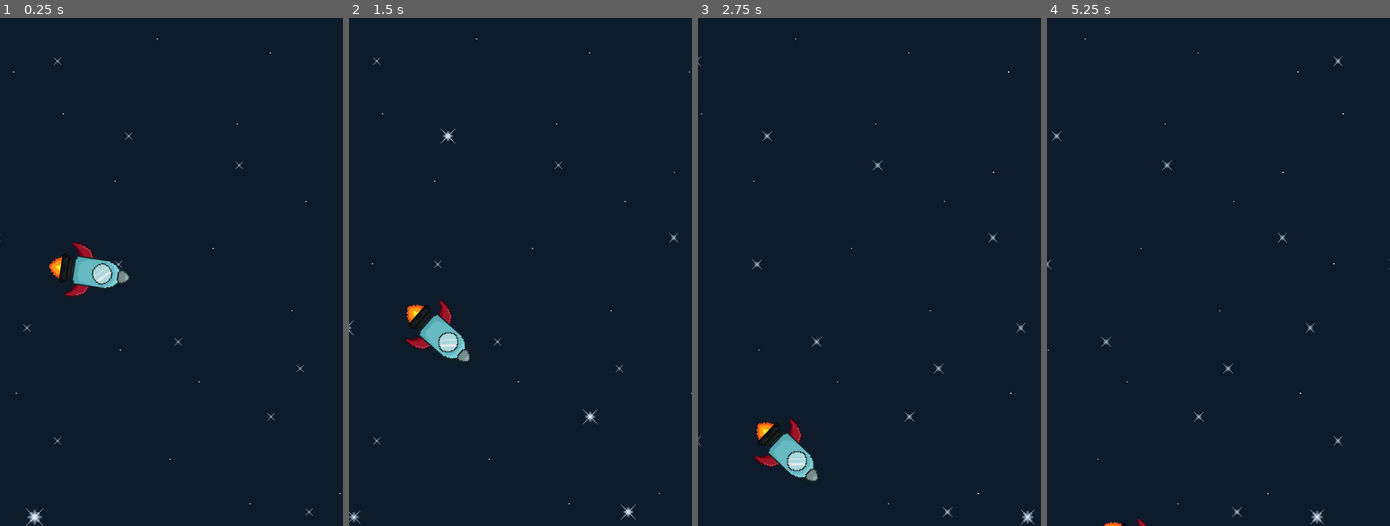
Above: before the commit, frames 1-4 (left to right).
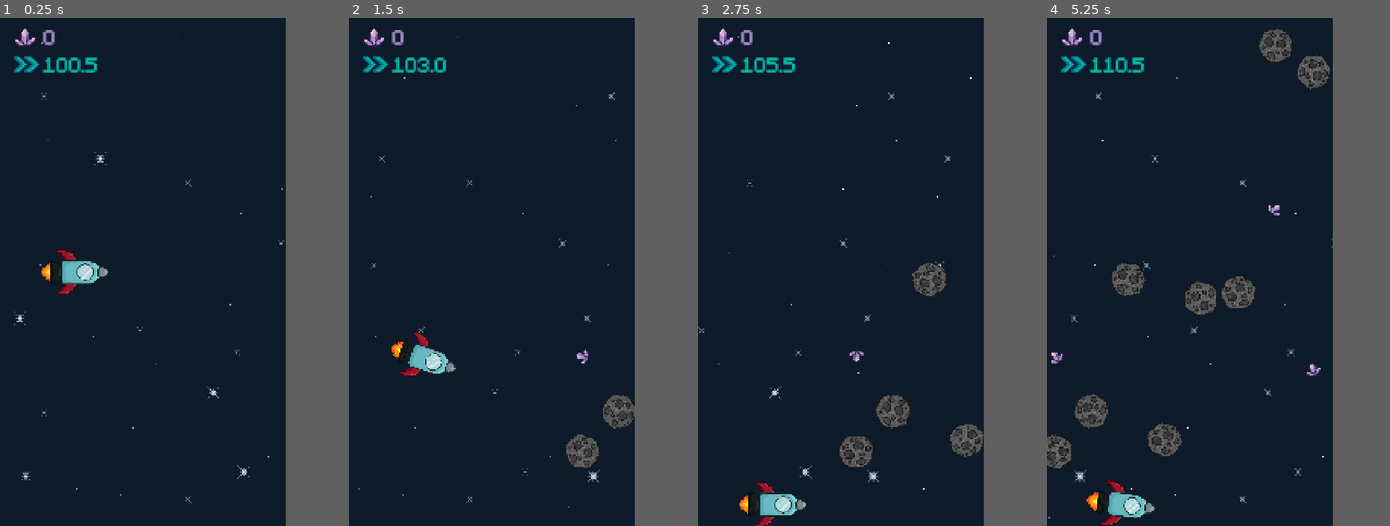
Above: after the commit, the same moments.

Repository: KRYPTO-CS/SpaceBird
Game: Godot game, scene res://scenes/main.tscn
The game is run twice, just before and just after one commit, with the same random seed, the same clock (stepped at 60 frames per second) and the same inputs. Sound files missing from this copy of the repository are replaced by a short silence.
Inputs (mouse positions are in pixels of both pictures, inside the frame that each line leads up to):
- Up to frame 1 (0.25 s): no input
- Up to frame 2 (1.5 s): move the mouse to (595, 246) at 0.52 s; click (595, 246) at 0.67 s; move the mouse to (451, 297) at 1.27 s; click (451, 297) at 1.42 s
- Up to frame 3 (2.75 s): move the mouse to (903, 160) at 2.02 s; click (903, 160) at 2.17 s
- Up to frame 4 (5.25 s): move the mouse to (1201, 373) at 2.77 s; click (1201, 373) at 2.92 s; move the mouse to (1321, 348) at 3.52 s; click (1321, 348) at 3.67 s; move the mouse to (1115, 195) at 4.27 s; click (1115, 195) at 4.42 s; move the mouse to (1235, 272) at 5.02 s; click (1235, 272) at 5.17 s
In our replay, the window is 540x800 before the commit and 450x800 after it. These sizes can differ from the game's own. Grey fills any space a smaller window leaves; there, only what the larger window draws over its background counts as a difference.

The runs differ from the first frame. In frame 1, 2.4% of the frame differs, in the area x 0-100%, y 2-100%; in frame 2, 3.7%; in frame 3, 4.6%; in frame 4, 5.5%.

Commit message:
Game finished VIP
Basic functionality complete
Rocket ship game where the goal is to collect crystals.

Diff:
--- a/space-bird/parallax.gd
+++ b/space-bird/parallax.gd
@@ -2,6 +2,7 @@
 
 @onready var bg_1: AnimatedSprite2D = $BG1
 @onready var bg_2: AnimatedSprite2D = $BG2
+@onready var bg_3: AnimatedSprite2D = $BG3
 
 @export var bg_height: float = 1920.0  # height of each background in pixels
 @export var bg_width: float = 1080.0 # width
@@ -10,14 +11,22 @@
 	# Initial positions
 	bg_1.position = Vector2(0, 0)
 	bg_2.position = Vector2(bg_width, 0)
+	bg_3.position = Vector2(-bg_width, 0)
 
 func _process(delta):
 
 	# Move both backgrounds to the left
-	bg_1.position.x += -GameManager.speed * 0.75 * delta
-	bg_2.position.x += -GameManager.speed * 0.75 * delta
+	bg_1.position.x += -GameManager.speed * 2 * delta
+	bg_2.position.x += -GameManager.speed * 2 * delta
+	bg_3.position.x += -GameManager.speed * 2 * delta
 
 	# When bg_2 reaches (0, 0), reset positions
 	if bg_2.position.x <= 0:
 		bg_1.position = Vector2(0, 0)
 		bg_2.position = Vector2(bg_width, 0)
+		bg_3.position = Vector2(-bg_width, 0)
+
+	if bg_3.position.x >= 0:
+		bg_1.position = Vector2(0, 0)
+		bg_2.position = Vector2(bg_width, 0)
+		bg_3.position = Vector2(-bg_width, 0)
--- a/space-bird/project.godot
+++ b/space-bird/project.godot
@@ -26,6 +26,8 @@
 
 window/size/viewport_width=1080
 window/size/viewport_height=1920
+window/stretch/mode="canvas_items"
+window/stretch/aspect="expand"
 
 [input_devices]
 
--- /dev/null
+++ b/space-bird/scenes/asteroid.gd
@@ -0,0 +1,120 @@
+extends Area2D
+
+const WHITE := Color(1, 1, 1)
+const RED := Color(1, 0.25, 0)
+const ORANGE := Color(1.0, 0.5, 0)
+const CYAN := Color(0.4, 0.7, 1)
+
+var points := 1
+var speed := GameManager.speed * 2
+var rotation_speed := 45.0  # degrees per second
+var max_hp := 3.0
+var hp := max_hp
+var prefix = ""
+var color := WHITE
+
+# status
+
+var active_status: GameManager.ElementType = GameManager.ElementType.NEUTRAL
+
+# fire
+var burn_timer := 0.0
+const BURN_DURATION := 3.0
+const BURN_DPS := 0.5
+
+func _ready():
+	# Randomize movement and rotation slightly
+	##speed += randf_range(-50.0, 50.0)
+	rotation_speed += randf_range(0.0, 45.0)
+	rotation_speed *= randi_range(0, 1) * 2 - 1
+	hp = max_hp
+
+func _process(delta):
+	# Move downward
+	position.x -= speed * delta
+	rotation_degrees += rotation_speed * delta
+
+	# Burn effect
+	if active_status == GameManager.ElementType.FIRE:
+		burn_timer -= delta
+		take_damage(BURN_DPS * delta)
+		if burn_timer <= 0.0:
+			active_status = GameManager.ElementType.NEUTRAL
+			color = WHITE
+			modulate = color
+
+	# die
+	if hp <= 0:
+		break_apart()
+
+	# Delete after a while
+	if position.y > 2100:
+		queue_free()
+
+	# Take damage from flame
+	for area in get_overlapping_areas():
+		if area.is_in_group("flame"):
+			if area.get_parent().state != area.get_parent().PlayerState.INVINCIBLE:
+				self.take_damage(3.0 * delta)
+		if area.is_in_group("player"):
+			if area.get_parent().state != area.get_parent().PlayerState.INVINCIBLE:
+				area.get_parent().take_damage(1.45)
+				hit_player()
+
+func take_damage(amount: float, element_type: GameManager.ElementType = GameManager.ElementType.NULL):
+	match element_type:
+		GameManager.ElementType.FIRE:
+			ignite()
+		GameManager.ElementType.ICE:
+			inflict_ice()
+		GameManager.ElementType.WATER:
+			inflict_water()
+		GameManager.ElementType.NEUTRAL:
+			hp *= 0.95
+		_:
+			pass
+	hp -= amount
+
+func break_apart():
+	GameManager.add_score(points)
+	GameManager.speed += points * 5
+	AudioManager.play_sound(preload("res://sounds/asteroidBreak.wav"), 0.6)
+	explode()
+
+func hit_player():
+	GameManager.add_score(-1)
+	GameManager.speed -= 40.0
+	AudioManager.play_sound(preload("res://sounds/playerHit.wav"), 1.0)
+	AudioManager.play_sound(preload("res://sounds/playerOuch.wav"), 0.75)
+	AudioManager.play_sound(preload("res://sounds/asteroidBreak.wav"), 0.5)
+	explode()
+
+func flash_red():
+	modulate = RED
+	await get_tree().create_timer(0.075).timeout
+	modulate = color
+
+func explode():
+	var explosion = preload("res://scenes/explosion.tscn").instantiate()
+	explosion.prefix = prefix
+	explosion.active_status = active_status
+	explosion.global_position = global_position
+	get_parent().add_child(explosion)
+	queue_free()
+
+func ignite():
+	active_status = GameManager.ElementType.FIRE
+	burn_timer = BURN_DURATION
+	color = ORANGE
+	flash_red()
+
+func inflict_ice():
+	active_status = GameManager.ElementType.ICE
+	color = CYAN
+	flash_red()
+	speed = max(speed - 50.0, 100.0)
+
+func inflict_water():
+	active_status = GameManager.ElementType.WATER
+	color = WHITE
+	flash_red()
--- /dev/null
+++ b/space-bird/scenes/asteroid.tscn
@@ -0,0 +1,18 @@
+[gd_scene format=3 uid="uid://c0vx27e01ir0n"]
+
+[ext_resource type="Script" uid="uid://ciueqhfut4lxi" path="res://scenes/asteroid.gd" id="1_6mo6b"]
+[ext_resource type="Texture2D" uid="uid://dhjmph5p46uct" path="res://sprites/Asteroid.png" id="2_t4se3"]
+
+[sub_resource type="CapsuleShape2D" id="CapsuleShape2D_pnq5b"]
+radius = 65.0
+height = 132.0
+
+[node name="Asteroid" type="Area2D" unique_id=2021343138 groups=["asteroid"]]
+script = ExtResource("1_6mo6b")
+
+[node name="Sprite2D" type="Sprite2D" parent="." unique_id=1937810562]
+texture = ExtResource("2_t4se3")
+
+[node name="CollisionShape2D" type="CollisionShape2D" parent="." unique_id=1588090430]
+position = Vector2(-1, 1)
+shape = SubResource("CapsuleShape2D_pnq5b")
--- /dev/null
+++ b/space-bird/scenes/crystal.gd
@@ -0,0 +1,118 @@
+extends Area2D
+
+const WHITE := Color(1, 1, 1)
+const RED := Color(1, 0.25, 0)
+const ORANGE := Color(1.0, 0.5, 0)
+const CYAN := Color(0.4, 0.7, 1)
+
+var points := 1
+var speed := GameManager.speed * 2
+var rotation_speed := 45.0  # degrees per second
+var max_hp := 3.0
+var hp := max_hp
+var prefix = ""
+var color := WHITE
+
+# status
+
+var active_status: GameManager.ElementType = GameManager.ElementType.NEUTRAL
+
+# fire
+var burn_timer := 0.0
+const BURN_DURATION := 3.0
+const BURN_DPS := 0.5
+
+func _ready():
+	# Randomize movement and rotation slightly
+	##speed += randf_range(-50.0, 50.0)
+	rotation_speed += randf_range(0.0, 45.0)
+	rotation_speed *= randi_range(0, 1) * 2 - 1
+	hp = max_hp
+
+func _process(delta):
+	# Move downward
+	position.x -= speed * delta
+	rotation_degrees += rotation_speed * delta
+
+	# Burn effect
+	if active_status == GameManager.ElementType.FIRE:
+		burn_timer -= delta
+		take_damage(BURN_DPS * delta)
+		if burn_timer <= 0.0:
+			active_status = GameManager.ElementType.NEUTRAL
+			color = WHITE
+			modulate = color
+
+	# die
+	if hp <= 0:
+		break_apart()
+
+	# Delete after a while
+	if position.y > 2100:
+		queue_free()
+
+	# Take damage from flame
+	for area in get_overlapping_areas():
+		if area.is_in_group("flame"):
+			if area.get_parent().state != area.get_parent().PlayerState.INVINCIBLE:
+				self.take_damage(3.0 * delta)
+		if area.is_in_group("asteroid"):
+			queue_free()
+		if area.is_in_group("player"):
+			hit_player()
+
+func take_damage(amount: float, element_type: GameManager.ElementType = GameManager.ElementType.NULL):
+	match element_type:
+		GameManager.ElementType.FIRE:
+			ignite()
+		GameManager.ElementType.ICE:
+			inflict_ice()
+		GameManager.ElementType.WATER:
+			inflict_water()
+		GameManager.ElementType.NEUTRAL:
+			hp *= 0.95
+		_:
+			pass
+	hp -= amount
+
+func break_apart():
+	GameManager.add_score(points)
+	GameManager.speed += points * 5
+	AudioManager.play_sound(preload("res://sounds/asteroidBreak.wav"), 0.6)
+	explode()
+
+func hit_player():
+	GameManager.add_score(1)
+	GameManager.speed += 5.0
+	AudioManager.play_sound(preload("res://sounds/powerup3.wav"), 0.6)
+	queue_free()
+
+func flash_red():
+	modulate = RED
+	await get_tree().create_timer(0.075).timeout
+	modulate = color
+
+func explode():
+	var explosion = preload("res://scenes/explosion.tscn").instantiate()
+	explosion.prefix = prefix
+	explosion.active_status = active_status
+	explosion.global_position = global_position
+	get_parent().add_child(explosion)
+	queue_free()
+
+func ignite():
+	active_status = GameManager.ElementType.FIRE
+	burn_timer = BURN_DURATION
+	color = ORANGE
+	flash_red()
+
+func inflict_ice():
+	active_status = GameManager.ElementType.ICE
+	color = CYAN
+	flash_red()
+	speed = max(speed - 50.0, 100.0)
+
+func inflict_water():
+	active_status = GameManager.ElementType.WATER
+	color = WHITE
+	flash_red()
--- /dev/null
+++ b/space-bird/scenes/crystal.tscn
@@ -0,0 +1,18 @@
+[gd_scene format=3 uid="uid://7anhkoh7lj2o"]
+
+[ext_resource type="Script" uid="uid://dnevfs75j3dwc" path="res://scenes/crystal.gd" id="1_t4dcj"]
+[ext_resource type="Texture2D" uid="uid://vkmsv8l4pp8m" path="res://sprites/Crystal.png" id="2_t4dcj"]
+
+[sub_resource type="CapsuleShape2D" id="CapsuleShape2D_rhejx"]
+radius = 32.0
+height = 64.0
+
+[node name="Crystal" type="Area2D" unique_id=1545700793]
+script = ExtResource("1_t4dcj")
+
+[node name="Sprite2D" type="Sprite2D" parent="." unique_id=1817369645]
+texture = ExtResource("2_t4dcj")
+
+[node name="CollisionShape2D" type="CollisionShape2D" parent="." unique_id=1251220056]
+position = Vector2(-1, 1)
+shape = SubResource("CapsuleShape2D_rhejx")
--- /dev/null
+++ b/space-bird/scenes/explosion.gd
@@ -0,0 +1,27 @@
+extends GPUParticles2D
+
+var prefix = ""
+
+var active_status: GameManager.ElementType = GameManager.ElementType.NEUTRAL
+
+const NORMAL := Color(1.0, 1.0, 1.0)
+const RED := Color(1, 0.25, 0)
+const ORANGE := Color(1.0, 0.5, 0)
+const CYAN := Color(0.4, 0.7, 1)
+
+func _ready():
+	if prefix != "":
+		var texture_path = "res://sprites/" + prefix + "Debris.png"
+		texture = load(texture_path)
+
+	match active_status:
+		GameManager.ElementType.FIRE:
+			modulate = ORANGE
+		GameManager.ElementType.ICE:
+			modulate = CYAN
+		_:
+			modulate = NORMAL
+
+	emitting = true
+	await get_tree().create_timer(lifetime).timeout
+	queue_free()
--- /dev/null
+++ b/space-bird/scenes/explosion.tscn
@@ -0,0 +1,18 @@
+[gd_scene format=3 uid="uid://k2gki3ggkgs"]
+
+[ext_resource type="Script" uid="uid://drjh4twaar1jv" path="res://scenes/explosion.gd" id="1_17npe"]
+[ext_resource type="Texture2D" uid="uid://rv8vp367orti" path="res://sprites/debris.png" id="1_nfeox"]
+
+[sub_resource type="ParticleProcessMaterial" id="ParticleProcessMaterial_aw4cw"]
+particle_flag_disable_z = true
+gravity = Vector3(0, 98, 0)
+
+[node name="Explosion" type="GPUParticles2D" unique_id=1043218511]
+emitting = false
+amount = 12
+texture = ExtResource("1_nfeox")
+lifetime = 0.5
+one_shot = true
+explosiveness = 1.0
+process_material = SubResource("ParticleProcessMaterial_aw4cw")
+script = ExtResource("1_17npe")
--- a/space-bird/scenes/main.gd
+++ b/space-bird/scenes/main.gd
@@ -1,12 +1,37 @@
 extends Node2D
 
-const PLAYER: PackedScene = preload("res://scenes/player.tscn")
+var asteroid_scene := preload("res://scenes/asteroid.tscn")
+var crystal_scene := preload("res://scenes/crystal.tscn")
+var asteroid_timer := 0.0
+
+var baseTrack = "res://music/musicPlaceholder.mp3"
 
 # Called when the node enters the scene tree for the first time.
 func _ready() -> void:
+	## TODO: move this to the title screen later
+	MusicManager.play_music(baseTrack, -15.0)
 	randomize()
 
 
 # Called every frame. 'delta' is the elapsed time since the previous frame.
-func _process(_delta: float) -> void:
-	pass
+func _process(delta):
+	asteroid_timer += delta
+	if asteroid_timer > max(0.1, (0.75 - (GameManager.speed/750.0))):
+		spawn_asteroid()
+		if randi_range(0, 1) == 1:
+			spawn_crystal()
+		asteroid_timer = 0.0
+
+func spawn_asteroid():
+	var asteroid = asteroid_scene.instantiate()
+	asteroid.position = Vector2(540, randf_range(-880, 880))
+	asteroid.speed = GameManager.speed * 0.75 + 150
+
+	add_child(asteroid)
+
+func spawn_crystal():
+	var crystal = crystal_scene.instantiate()
+	crystal.position = Vector2(540, randf_range(-880, 880))
+	crystal.speed = GameManager.speed * 0.75 + 150
+
+	add_child(crystal)
--- a/space-bird/scenes/main.tscn
+++ b/space-bird/scenes/main.tscn
@@ -4,6 +4,25 @@
 [ext_resource type="PackedScene" uid="uid://v326giwrllbo" path="res://scenes/player.tscn" id="2_0wfyh"]
 [ext_resource type="Script" uid="uid://bidhe76x20pdd" path="res://parallax.gd" id="2_jyhfs"]
 [ext_resource type="Texture2D" uid="uid://cryyhtbirunco" path="res://sprites/starsSheet.png" id="2_sugp2"]
+[ext_resource type="Script" uid="uid://bit1lhxwxmv4q" path="res://scenes/score.gd" id="2_tefeu"]
+[ext_resource type="Texture2D" uid="uid://vkmsv8l4pp8m" path="res://sprites/Crystal.png" id="3_85g3d"]
+[ext_resource type="Script" uid="uid://cq34qqdgl6oij" path="res://scenes/speed.gd" id="3_o6xl0"]
+[ext_resource type="FontFile" uid="uid://comnxc80cbnvx" path="res://fonts/m5x7.ttf" id="4_choun"]
+[ext_resource type="Texture2D" uid="uid://06emniygvt4" path="res://sprites/speed.png" id="6_ya4ey"]
+
+[sub_resource type="LabelSettings" id="LabelSettings_85g3d"]
+font = ExtResource("4_choun")
+font_size = 128
+font_color = Color(0.62352943, 0.5254902, 0.7529412, 1)
+outline_size = 12
+outline_color = Color(0.36862746, 0.32941177, 0.5568628, 1)
+
+[sub_resource type="LabelSettings" id="LabelSettings_choun"]
+font = ExtResource("4_choun")
+font_size = 128
+font_color = Color(0.007843138, 0.7647059, 0.6039216, 1)
+outline_size = 12
+outline_color = Color(0.019607844, 0.4, 0.5529412, 1)
 
 [sub_resource type="AtlasTexture" id="AtlasTexture_sugp2"]
 atlas = ExtResource("2_sugp2")
@@ -77,10 +96,74 @@
 "speed": 5.0
 }]
 
+[sub_resource type="AtlasTexture" id="AtlasTexture_ya4ey"]
+atlas = ExtResource("2_sugp2")
+region = Rect2(0, 0, 1280, 1920)
+
+[sub_resource type="AtlasTexture" id="AtlasTexture_eb6dy"]
+atlas = ExtResource("2_sugp2")
+region = Rect2(1280, 0, 1280, 1920)
+
+[sub_resource type="AtlasTexture" id="AtlasTexture_trceg"]
+atlas = ExtResource("2_sugp2")
+region = Rect2(2560, 0, 1280, 1920)
+
+[sub_resource type="AtlasTexture" id="AtlasTexture_a8y0u"]
+atlas = ExtResource("2_sugp2")
+region = Rect2(3840, 0, 1280, 1920)
+
+[sub_resource type="SpriteFrames" id="SpriteFrames_jkv2x"]
+animations = [{
+"frames": [{
+"duration": 1.0,
+"texture": SubResource("AtlasTexture_ya4ey")
+}, {
+"duration": 1.0,
+"texture": SubResource("AtlasTexture_eb6dy")
+}, {
+"duration": 1.0,
+"texture": SubResource("AtlasTexture_trceg")
+}, {
+"duration": 1.0,
+"texture": SubResource("AtlasTexture_a8y0u")
+}],
+"loop": true,
+"name": &"default",
+"speed": 5.0
+}]
+
 [node name="Main" type="Node2D" unique_id=1688015536]
 script = ExtResource("1_o5qli")
 
 [node name="UI" type="CanvasLayer" parent="." unique_id=1352273716]
+
+[node name="Score" type="Label" parent="UI" unique_id=631821715]
+offset_left = 165.0
+offset_top = 15.0
+offset_right = 238.0
+offset_bottom = 117.0
+text = "0"
+label_settings = SubResource("LabelSettings_85g3d")
+script = ExtResource("2_tefeu")
+
+[node name="Rocks" type="Sprite2D" parent="UI/Score" unique_id=1985454779]
+position = Vector2(-70, 57.5)
+scale = Vector2(1.5, 1.5)
+texture = ExtResource("3_85g3d")
+
+[node name="Speed" type="Label" parent="UI" unique_id=405053451]
+offset_left = 165.0
+offset_top = 120.0
+offset_right = 238.0
+offset_bottom = 222.0
+text = "0"
+label_settings = SubResource("LabelSettings_choun")
+script = ExtResource("3_o6xl0")
+
+[node name="Speed" type="Sprite2D" parent="UI/Speed" unique_id=167832297]
+position = Vector2(-65, 55)
+scale = Vector2(1.5, 1.5)
+texture = ExtResource("6_ya4ey")
 
 [node name="Camera2D" type="Camera2D" parent="." unique_id=582888227]
 
@@ -88,18 +171,22 @@
 script = ExtResource("2_jyhfs")
 
 [node name="BG1" type="AnimatedSprite2D" parent="Parallax2D" unique_id=917239751]
+position = Vector2(-3014.7498, -66.99993)
+scale = Vector2(0.9527343, 0.99999994)
 sprite_frames = SubResource("SpriteFrames_ya4ey")
 autoplay = "default"
-frame = 3
-frame_progress = 0.36839664
+frame = 1
 
 [node name="BG2" type="AnimatedSprite2D" parent="Parallax2D" unique_id=1947432567]
-position = Vector2(-1, 0)
-scale = Vector2(0.9117187, 1)
+position = Vector2(-3014.75, -1987)
+scale = Vector2(0.9527345, 1)
 sprite_frames = SubResource("SpriteFrames_tipki")
 autoplay = "default"
 frame = 1
 frame_progress = 0.6001312
 
+[node name="BG3" type="AnimatedSprite2D" parent="Parallax2D" unique_id=2021639773]
+sprite_frames = SubResource("SpriteFrames_jkv2x")
+
 [node name="Player" parent="." unique_id=1721175607 instance=ExtResource("2_0wfyh")]
 position = Vector2(-253, 0)
--- /dev/null
+++ b/space-bird/scenes/main12.tscn
@@ -0,0 +1,144 @@
+[gd_scene format=3 uid="uid://bum47jvl0ubsw"]
+
+[ext_resource type="Script" uid="uid://du6p30phxhlo8" path="res://scenes/main.gd" id="1_0xm2m"]
+[ext_resource type="PackedScene" uid="uid://cuwckkolulw2g" path="res://scenes/player.tscn" id="1_ig7tw"]
+[ext_resource type="FontFile" uid="uid://comnxc80cbnvx" path="res://fonts/m5x7.ttf" id="2_jyhfs"]
+[ext_resource type="Script" uid="uid://camptjpcnhjqi" path="res://scenes/parallax.gd" id="2_o6xl0"]
+[ext_resource type="Script" uid="uid://cmeubrkxnbgfx" path="res://scenes/score.gd" id="2_sugp2"]
+[ext_resource type="Texture2D" uid="uid://cryyhtbirunco" path="res://sprites/starsSheet.png" id="2_tefeu"]
+[ext_resource type="Texture2D" uid="uid://vkmsv8l4pp8m" path="res://sprites/Crystal.png" id="4_eb6dy"]
+[ext_resource type="Script" uid="uid://bkdyr7lf114n" path="res://scenes/speed.gd" id="4_tbgi4"]
+[ext_resource type="Texture2D" uid="uid://06emniygvt4" path="res://sprites/speed.png" id="6_eb6dy"]
+[ext_resource type="Texture2D" uid="uid://dw6xccvk4ykcb" path="res://sprites/powerups/simpleIcon.png" id="9_choun"]
+[ext_resource type="Texture2D" uid="uid://d16rxwpdukjl0" path="res://sprites/powerups/normalIcon.png" id="10_eb6dy"]
+[ext_resource type="Texture2D" uid="uid://ctnnvi32lhqsa" path="res://sprites/powerups/neutralIcon.png" id="11_trceg"]
+
+[sub_resource type="LabelSettings" id="LabelSettings_0wfyh"]
+font = ExtResource("2_jyhfs")
+font_size = 128
+font_color = Color(0.62352943, 0.5254902, 0.7529412, 1)
+outline_size = 12
+outline_color = Color(0.36862746, 0.32941177, 0.5568628, 1)
+
+[sub_resource type="LabelSettings" id="LabelSettings_tefeu"]
+font = ExtResource("2_jyhfs")
+font_size = 128
+font_color = Color(0.007843138, 0.7647059, 0.6039216, 1)
+outline_size = 12
+outline_color = Color(0.019607844, 0.4, 0.5529412, 1)
+
+[sub_resource type="AtlasTexture" id="AtlasTexture_o6xl0"]
+atlas = ExtResource("2_tefeu")
+region = Rect2(0, 0, 1280, 1920)
+
+[sub_resource type="AtlasTexture" id="AtlasTexture_tipki"]
+atlas = ExtResource("2_tefeu")
+region = Rect2(1280, 0, 1280, 1920)
+
+[sub_resource type="AtlasTexture" id="AtlasTexture_85g3d"]
+atlas = ExtResource("2_tefeu")
+region = Rect2(2560, 0, 1280, 1920)
+
+[sub_resource type="AtlasTexture" id="AtlasTexture_choun"]
+atlas = ExtResource("2_tefeu")
+region = Rect2(3840, 0, 1280, 1920)
+
+[sub_resource type="SpriteFrames" id="SpriteFrames_ya4ey"]
+animations = [{
+"frames": [{
+"duration": 1.0,
+"texture": SubResource("AtlasTexture_o6xl0")
+}, {
+"duration": 1.0,
+"texture": SubResource("AtlasTexture_tipki")
+}, {
+"duration": 1.0,
+"texture": SubResource("AtlasTexture_85g3d")
+}, {
+"duration": 1.0,
+"texture": SubResource("AtlasTexture_choun")
+}],
+"loop": true,
+"name": &"default",
+"speed": 5.0
+}]
+
+[node name="Main" type="Node2D"]
+script = ExtResource("1_0xm2m")
+
+[node name="UI" type="CanvasLayer" parent="."]
+layer = 2
+
+[node name="Score" type="Label" parent="UI"]
+offset_left = 165.0
+offset_top = 15.0
+offset_right = 238.0
+offset_bottom = 117.0
+text = "0"
+label_settings = SubResource("LabelSettings_0wfyh")
+script = ExtResource("2_sugp2")
+
+[node name="Rocks" type="Sprite2D" parent="UI/Score"]
+position = Vector2(-70, 57.5)
+scale = Vector2(1.5, 1.5)
+texture = ExtResource("4_eb6dy")
+
+[node name="Speed" type="Label" parent="UI"]
+offset_left = 165.0
+offset_top = 120.0
+offset_right = 238.0
+offset_bottom = 222.0
+text = "0"
+label_settings = SubResource("LabelSettings_tefeu")
+script = ExtResource("4_tbgi4")
+
+[node name="Speed" type="Sprite2D" parent="UI/Speed"]
+position = Vector2(-65, 55)
+scale = Vector2(1.5, 1.5)
+texture = ExtResource("6_eb6dy")
+
+[node name="PowerupUI" type="Control" parent="UI"]
+layout_mode = 3
+anchors_preset = 5
+anchor_left = 0.5
+anchor_right = 0.5
+offset_left = -20.0
+offset_right = 20.0
+offset_bottom = 40.0
+grow_horizontal = 2
+
+[node name="BulletType" type="Sprite2D" parent="UI/PowerupUI"]
+position = Vector2(-75, 0)
+scale = Vector2(1.5, 1.5)
+texture = ExtResource("9_choun")
+centered = false
+
+[node name="ShootingType" type="Sprite2D" parent="UI/PowerupUI"]
+scale = Vector2(1.5, 1.5)
+texture = ExtResource("10_eb6dy")
+centered = false
+
+[node name="ElementType" type="Sprite2D" parent="UI/PowerupUI"]
+position = Vector2(75, 0)
+scale = Vector2(1.5, 1.5)
+texture = ExtResource("11_trceg")
+centered = false
+
+[node name="Parallax2D" type="Parallax2D" parent="."]
+z_index = -3
+script = ExtResource("2_o6xl0")
+
+[node name="BG1" type="AnimatedSprite2D" parent="Parallax2D"]
+sprite_frames = SubResource("SpriteFrames_ya4ey")
+autoplay = "default"
+
+[node name="BG2" type="AnimatedSprite2D" parent="Parallax2D"]
+sprite_frames = SubResource("SpriteFrames_ya4ey")
+autoplay = "default"
+
+[node name="Player" parent="." instance=ExtResource("1_ig7tw")]
+position = Vector2(0, 420)
+
+[node name="Camera2D" type="Camera2D" parent="."]
+position = Vector2(1, 0)
+zoom = Vector2(1.5, 1.5)
--- a/space-bird/scenes/player.gd
+++ b/space-bird/scenes/player.gd
@@ -6,10 +6,14 @@
 
 @onready var animated_sprite = $ship
 
-
-enum PlayerState { NORMAL, DEAD }
+# player state
+enum PlayerState { NORMAL, INVINCIBLE, DEAD }
 var state: PlayerState = PlayerState.NORMAL
 var starttoggle = false
+
+# invincibility
+var flash_timer := 0.0
+var flash_interval := 0.1
 
 # touch
 var finger_active := false
@@ -17,8 +21,8 @@
 var last_finger_pos := Vector2.ZERO
 
 # physics
-var acceleration_y := 1.0
-var velocity_y := 5.0
+var acceleration_y := 5.0
+var velocity_y := 0.0
 
 
 # Called when the node enters the scene tree for the first time.
@@ -47,18 +51,47 @@
 
 	position.y = clamp(position.y, -y_limit, y_limit)
 
+	# this block determines player speed.
+	# acceleration stays constant (we can change with game state variables)
 	if finger_active:
-		if  self.rotation > -0.75:
+		if  self.rotation > -0.6 and starttoggle:
 			self.rotation -= 0.01
 		print(finger_active)
-		velocity_y -= 0.04*acceleration_y
-		velocity_y = max(velocity_y, -5)
+		velocity_y -= 0.1*acceleration_y
+		velocity_y = max(velocity_y, -12)
 	else:
-		if  self.rotation < 0.75:
+		if  self.rotation < 0.6 and starttoggle:
 			self.rotation += 0.01
 
-		velocity_y -= 0.04*acceleration_y
-		velocity_y = min(velocity_y, 5)
+		velocity_y -= 0.1*acceleration_y
+		velocity_y = min(velocity_y, 12)
 
 	if starttoggle:
+		if self.position.y == y_limit:
+			velocity_y = -1.0
+			self.rotation = 0.0
+		if self.position.y == -y_limit:
+			velocity_y = 1.0
+			self.rotation = 0.0
 		self.position += Vector2(0, velocity_y)
+	else:
+		self.velocity_y = 5.0
+
+	if state == PlayerState.INVINCIBLE:
+		flash_timer += delta
+		if flash_timer >= flash_interval:
+			visible = not visible
+			flash_timer = 0.0
+
+func take_damage(time):
+	state = PlayerState.INVINCIBLE
+	velocity_y = 10.0
+	invincibility_timer(time)
+	self.modulate = Color(1, 0, 0)
+	await get_tree().create_timer(0.1).timeout
+	self.modulate = Color(1, 1, 1)
+
+func invincibility_timer(time):
+	await get_tree().create_timer(time).timeout
+	state = PlayerState.NORMAL
+	visible = true
--- a/space-bird/scenes/player.tscn
+++ b/space-bird/scenes/player.tscn
@@ -62,7 +62,6 @@
 height = 206.0
 
 [node name="Player" type="Node2D" unique_id=1721175607]
-position = Vector2(-120, 0)
 script = ExtResource("1_dqkch")
 
 [node name="ship" type="AnimatedSprite2D" parent="." unique_id=46796421]
@@ -76,7 +75,7 @@
 offset = Vector2(0.99999547, -103)
 script = ExtResource("4_fjrip")
 
-[node name="hitbox" type="Area2D" parent="." unique_id=194677210]
+[node name="hitbox" type="Area2D" parent="." unique_id=194677210 groups=["player"]]
 rotation = 1.5707964
 
 [node name="CollisionShape2D" type="CollisionShape2D" parent="hitbox" unique_id=1747588147]
--- /dev/null
+++ b/space-bird/scenes/score.gd
@@ -0,0 +1,4 @@
+extends Label
+
+func _process(_delta):
+	text = str(GameManager.score)
--- /dev/null
+++ b/space-bird/scenes/speed.gd
@@ -0,0 +1,4 @@
+extends Label
+
+func _process(_delta):
+	text = "%.1f" % GameManager.speed
--- a/space-bird/singletons/GameManager.gd
+++ b/space-bird/singletons/GameManager.gd
@@ -7,7 +7,7 @@
 var swiftCounter: float = 1.0
 
 const SPEED_ACCELERATION := 2.0
-const MIN_SPEED := 50.0
+const MIN_SPEED := -1000.0
 const MAX_SPEED := 1000.0
 const SWIFT_DECAY := 0.3
 const MIN_SWIFT := 1.0
@@ -26,11 +26,13 @@
 	JavaScriptBridge.eval("testMessage();")
 
 func _process(delta: float) -> void:
-	if not game_started:
-		return
+	## fic this later
+	"""if not game_started:
+		return"""
 
 	speed = clamp(speed + SPEED_ACCELERATION * delta, MIN_SPEED, MAX_SPEED)
 	swiftCounter = clamp(swiftCounter - SWIFT_DECAY * delta, MIN_SWIFT, MAX_SWIFT)
+	print("test")
 
 func begin_game() -> void:
 	if game_scene:
Binary file added: space-bird/fonts/m5x7.ttf
Not shown, added: space-bird/fonts/m5x7.ttf.import
Not shown, added: space-bird/scenes/asteroid.gd.uid
Not shown, added: space-bird/scenes/crystal.gd.uid
Not shown, added: space-bird/scenes/explosion.gd.uid
Not shown, added: space-bird/scenes/score.gd.uid
Not shown, added: space-bird/scenes/speed.gd.uid
Binary file added: space-bird/sprites/Crystal.png
Not shown, added: space-bird/sprites/Crystal.png.import
Binary file added: space-bird/sprites/ship_components/shipDetailsSheet.png
Not shown, added: space-bird/sprites/ship_components/shipDetailsSheet.png.import
Binary file added: space-bird/sprites/ship_components/ship_body/shipBodyBlue.png
(and 17 more such lines)
